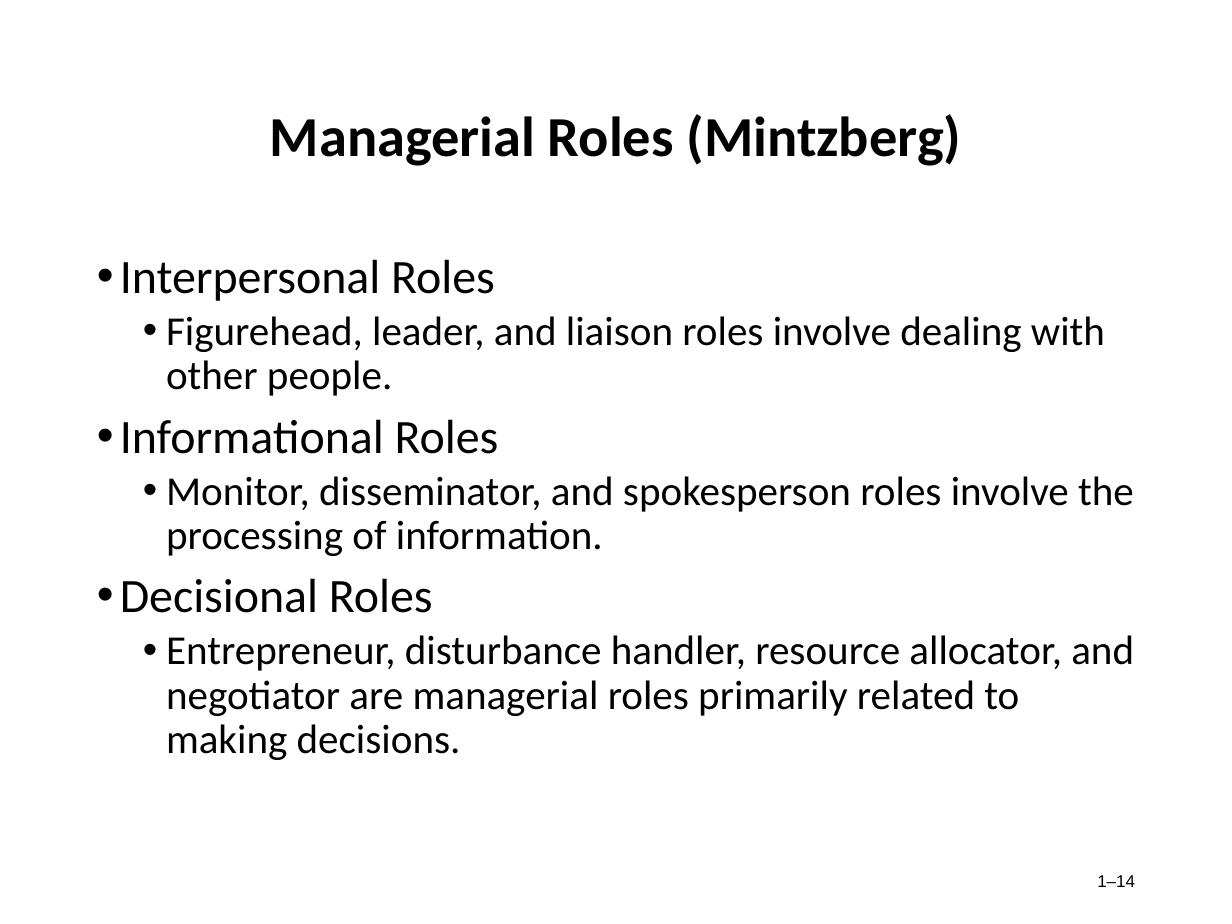
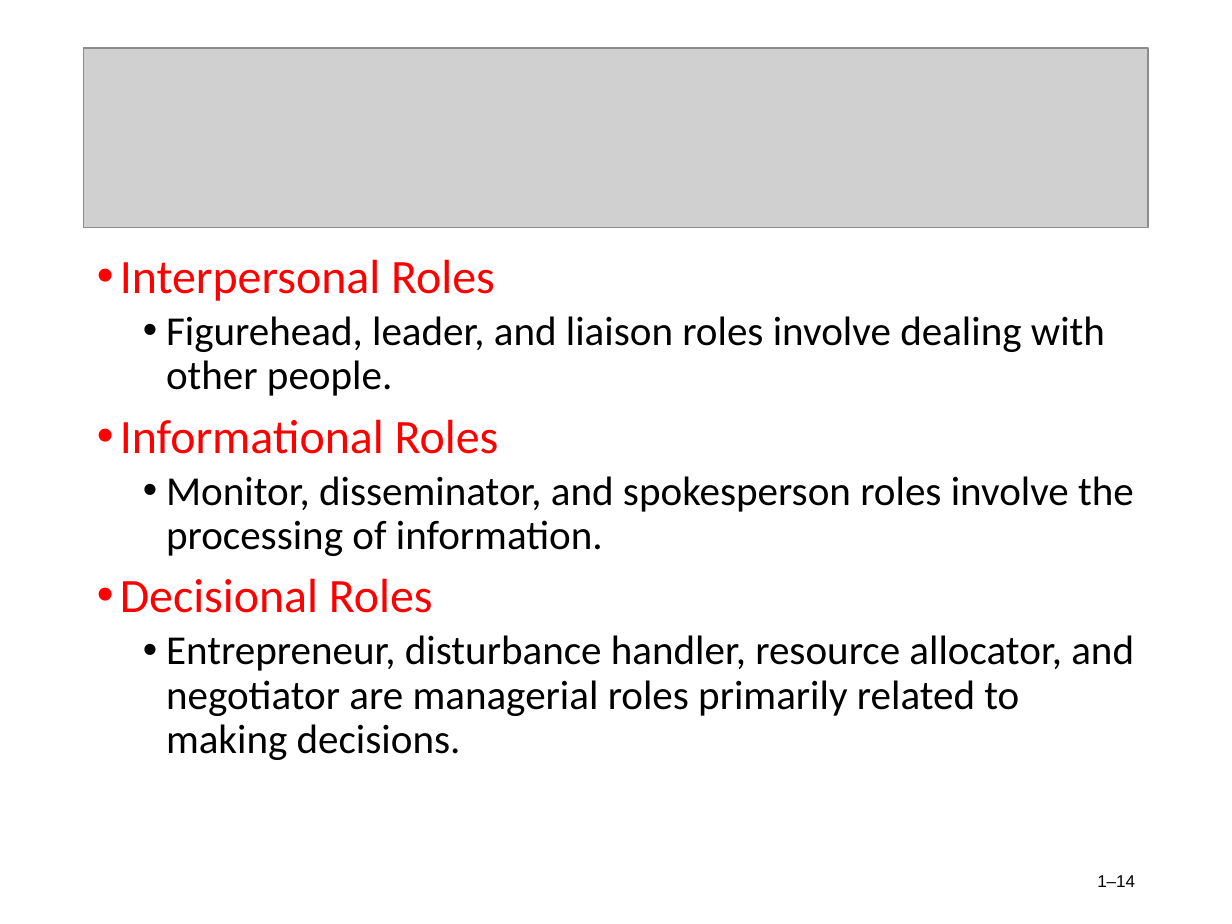
Before and after one commit to AbdullahRFA/3_2_ALL_Resources, a slide deck: slide 14 of Management & Accounting /Management/Chapter-1 (MGT).ppt. Drawn at 1232x924 pixels with LibreOffice and Linux fonts; fonts in the diff are those of the drawing; grey boxes stand for pictures. Boxes give left, top, right and bottom in pixels: in the first picture for what was removed or moved away, otherwise in the second. Text is boxed around its words. In the diff, an @@ line names an element or a change of style, - is before the commit and + after.

```diff
--- a/Management & Accounting /Management/Chapter-1 (MGT).ppt
+++ b/Management & Accounting /Management/Chapter-1 (MGT).ppt
@@ picture added at (x1=84, y1=48, x2=1148, y2=228) @@
@@ title removed at (x1=270, y1=114, x2=962, y2=166) @@
-Managerial Roles (Mintzberg)
@@ text at (x1=120, y1=259, x2=499, y2=613): text colour #000000 to #FF0000 in "Interpersonal Roles", "Informational Roles", "Decisional Roles"; bullet colour #000000 to #FF0000 @@
```
Also in this commit, not shown: 14 other slides changed, 2 slides added, 2 slides removed, 5 other files.
